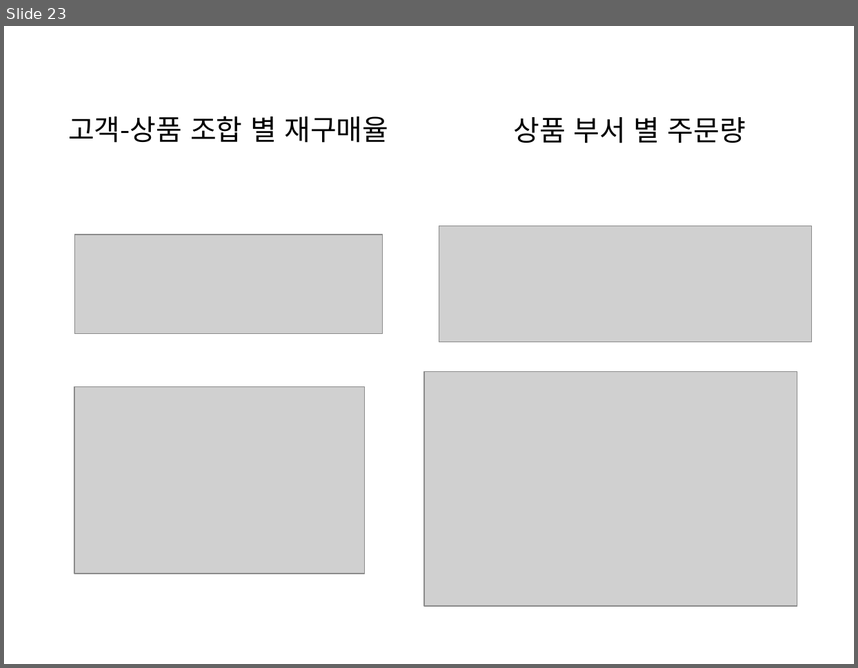
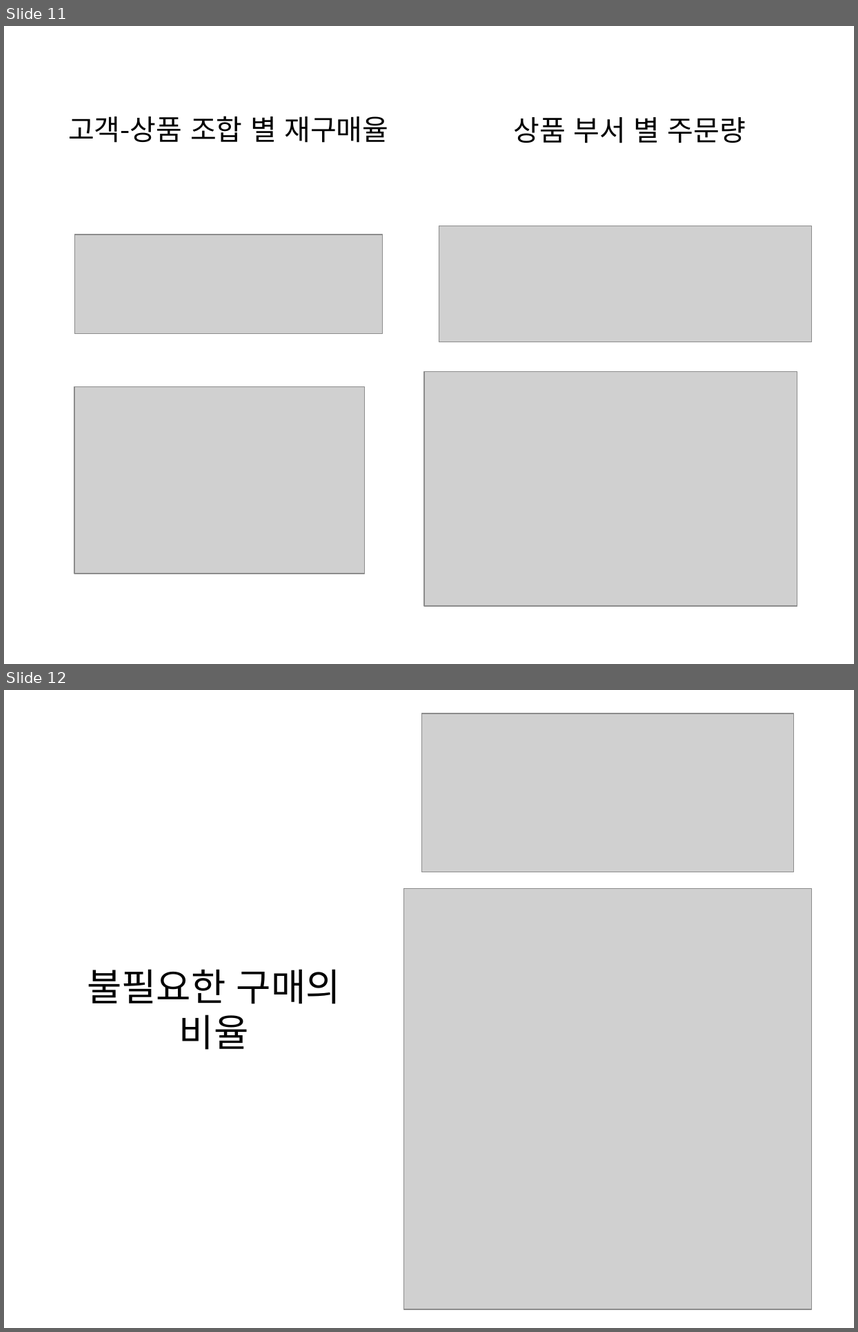
Before and after one commit to WasVelinn/1stPerSonalProjecT, a slide deck: 프레젠테이션1.pptx. Shown one above the other, each under a label of ours: slide 23 before the commit, slides 11 and 12 after it. The pictures are 858x668 and 858x1332 pixels, drawn with LibreOffice and Linux fonts; fonts in the diff are those of the drawing; grey boxes stand for pictures. Boxes give left, top, right and bottom in pixels: in the first picture for what was removed or moved away, otherwise in the second. Text is boxed around its words. In the diff, an @@ line names an element or a change of style, - is before the commit and + after.

```diff
--- a/프레젠테이션1.pptx
+++ b/프레젠테이션1.pptx
@@ slide 12 added at bbox=[4, 690, 854, 1328], background #FFFFFF @@
@@ picture added at bbox=[421, 713, 793, 873] @@
@@ picture added at bbox=[404, 888, 811, 1309] @@
@@ title added at bbox=[87, 969, 341, 1049], 32 pt, text #000000 @@
+불필요한 구매의
+비율
@@ what was slide 23 is now slide 11 @@
```
Also in this commit, not shown: 3 slides changed, 5 other slides added, 1 slide removed, 12 other files.
